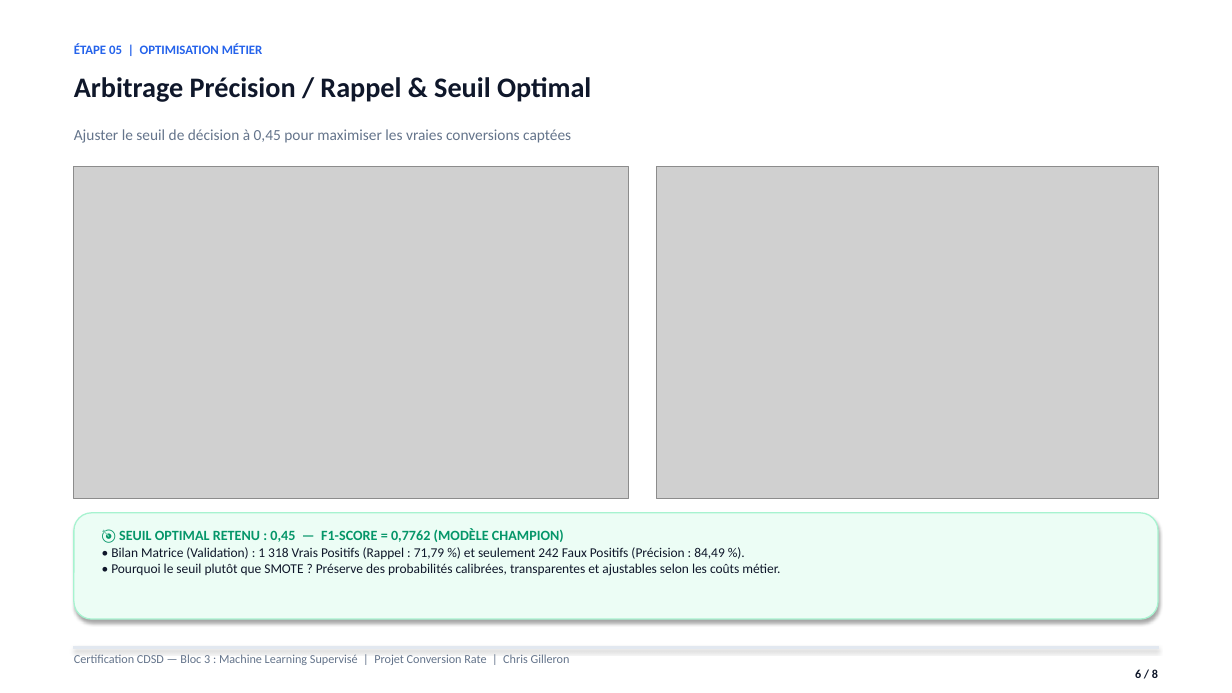
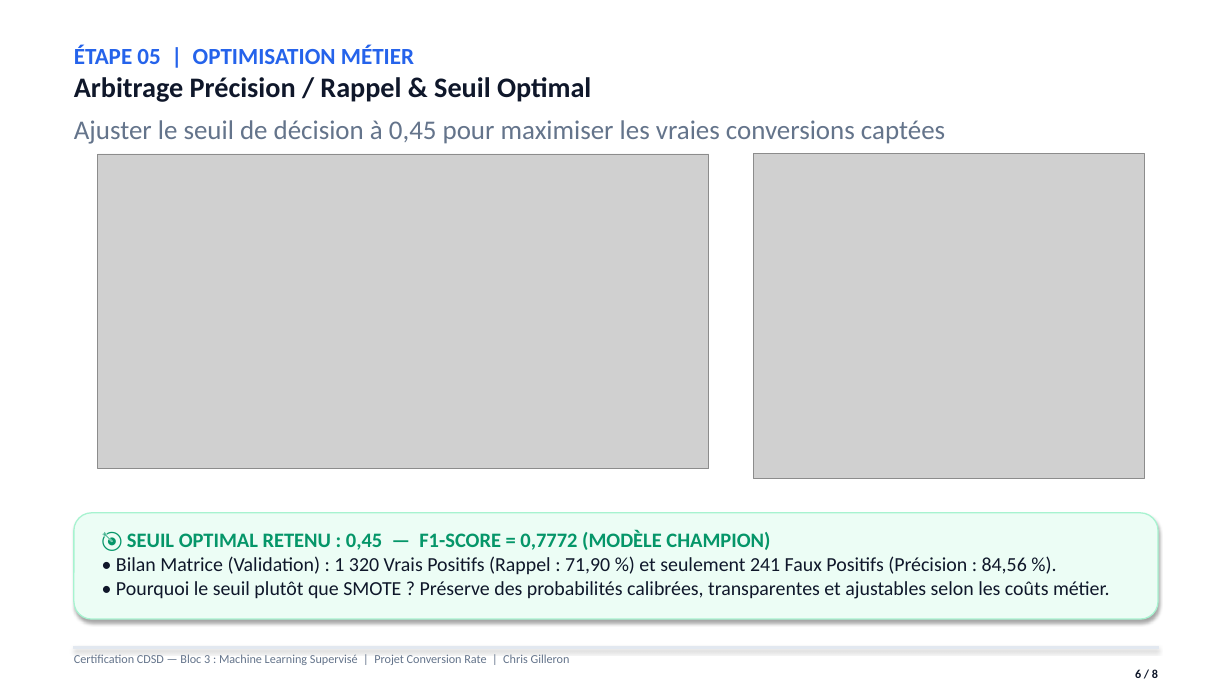
Before and after one commit to Elkristobal59/CERTIFICATION_CDSD, a slide deck: slide 6 of Bloc_3_Machine_Learning/Conversion_Rate/Conversion_rate_presentation.pptx. Drawn at 1232x693 pixels with LibreOffice and Linux fonts; fonts in the diff are those of the drawing; grey boxes stand for pictures. Boxes give left, top, right and bottom in pixels: in the first picture for what was removed or moved away, otherwise in the second. Text is boxed around its words. In the diff, an @@ line names an element or a change of style, - is before the commit and + after.

```diff
--- a/Bloc_3_Machine_Learning/Conversion_Rate/Conversion_rate_presentation.pptx
+++ b/Bloc_3_Machine_Learning/Conversion_Rate/Conversion_rate_presentation.pptx
@@ text "ÉTAPE 05 | OPTIMISATION MÉTIER" at (74, 45, 414, 64): size 10 to 18 pt @@
@@ text "Ajuster le seuil de décision ...": place and size @@
-text "Ajuster le seuil de décision ..." at (74, 129, 571, 143)
+text "Ajuster le seuil de décision ..." at (74, 120, 945, 144)
@@ text "Ajuster le seuil de décision ..." at (74, 120, 945, 144): size 12 to 21 pt @@
@@ picture: place and size @@
-picture at (74, 166, 628, 499)
+picture at (98, 154, 709, 470)
@@ picture: place and size @@
-picture at (656, 166, 1158, 499)
+picture at (753, 154, 1144, 480)
@@ text at (116, 530, 1027, 575): text changed; size 10.5 to 15.5 pt @@
-🎯 SEUIL OPTIMAL RETENU : 0,45 — F1-SCORE = 0,7762 (MODÈLE CHAMPION)
-• Bilan Matrice (Validation) : 1 318 Vrais Positifs (Rappel : 71,79 %) et seulement 242 Faux Positifs (Précision : 84,49 %).
+🎯 SEUIL OPTIMAL RETENU : 0,45 — F1-SCORE = 0,7772 (MODÈLE CHAMPION)
+• Bilan Matrice (Validation) : 1 320 Vrais Positifs (Rappel : 71,90 %) et seulement 241 Faux Positifs (Précision : 84,56 %).
@@ text at (116, 581, 1110, 599): size 10.5 to 15.5 pt in "• Pourquoi le seuil plutôt que SMOTE ..." @@
```
Also in this commit, not shown: 7 other slides changed, 17 other files.
